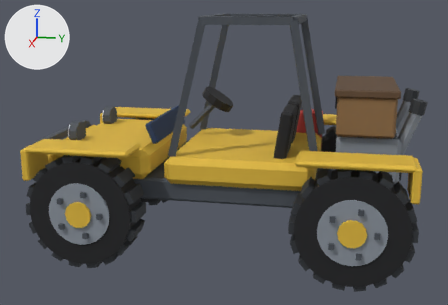
The glTF model export/unity/buggy.glb as it was, and as the next commit left it.
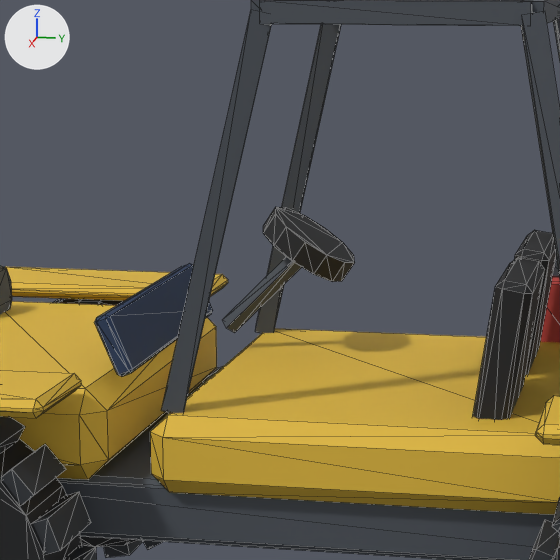
Old and new are each drawn whole from a 50 mm lens placed at (4.47, 0.83, 1.78), pointed at (0.05, -0.06, 0.67) and again close up on the part from 25% to 68% of the width and 5% to 68% of the height. Arrows for +X, +Y and +Z are at upper left; the lights stay in place. The older version's two pictures come first. The close-ups show mesh edges as thin lines. Vertices at exactly the same position are counted once.

The first close-up shows 'pieces_acier_sombre.006', 'pieces_jaune.002', 'pieces_noir.004', 'pieces_panneau.002', 'pieces_rouge.004', 'roue_ard_fonte.004', 'roue_avd_fonte.004', 'roue_avd_noir.004', 'roue_avg_fonte.004' and 2 more.
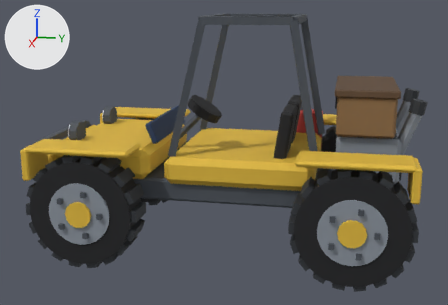
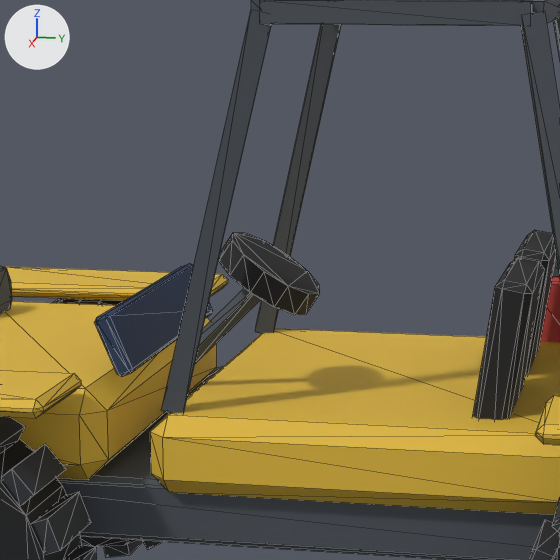
Location of each change, (x1, y1, x2, y2) in pixels of the close-ups (560 x 560 px; the box of a moved part takes in the faces that stretch with it):
```json
{"object": "pieces_noir.004", "change": "reshaped", "before": [263, 207, 556, 420], "after": [219, 230, 556, 420], "on screen": "15% wider, 11% shorter"}
{"part": 1, "of": "me_pieces_acier_sombre_013", "change": "moved or reshaped", "before": [223, 257, 301, 333], "after": [195, 288, 261, 364]}
{"part": 2, "of": "me_pieces_noir_009", "change": "moved or reshaped", "before": [263, 207, 355, 282], "after": [219, 232, 320, 315]}
```

The change, as JSON lines over the scene's bpy script:
```json
{"block": "me_pieces_acier_sombre_013", "where": "me_pieces_acier_sombre_013.from_pydata(...)  # 248 vertices, 392 faces; spans x -0.6..0.6, y -1.39..1.16, z 0.37..1.68"}
{"block": "me_pieces_acier_sombre_013", "where": "# used by ob_pieces_acier_sombre_006; location = (0.0, 0.0, 0.0)"}
{"block": "me_pieces_acier_sombre_013", "change": "me_pieces_acier_sombre_013 part 1: the loose piece of 8 vertices spanning x -0.25..-0.21, y -0.4..-0.15, z 0.78..1.03 is moved by (0.46, 0.0, 0.0)"}
{"block": "me_pieces_noir_009", "where": "me_pieces_noir_009.from_pydata(...)  # 120 vertices, 220 faces; spans x -0.408..0.408, y -0.285..0.482, z 0.553..1.125"}
{"block": "me_pieces_noir_009", "where": "# used by ob_pieces_noir_004; location = (0.0, 0.0, 0.0)"}
{"block": "me_pieces_noir_009", "change": "me_pieces_noir_009 part 2: the loose piece of 24 vertices spanning x -0.357..-0.102, y -0.285..-0.038, z 0.933..1.125 is moved by (0.459, 0.0, 0.0)"}
```
